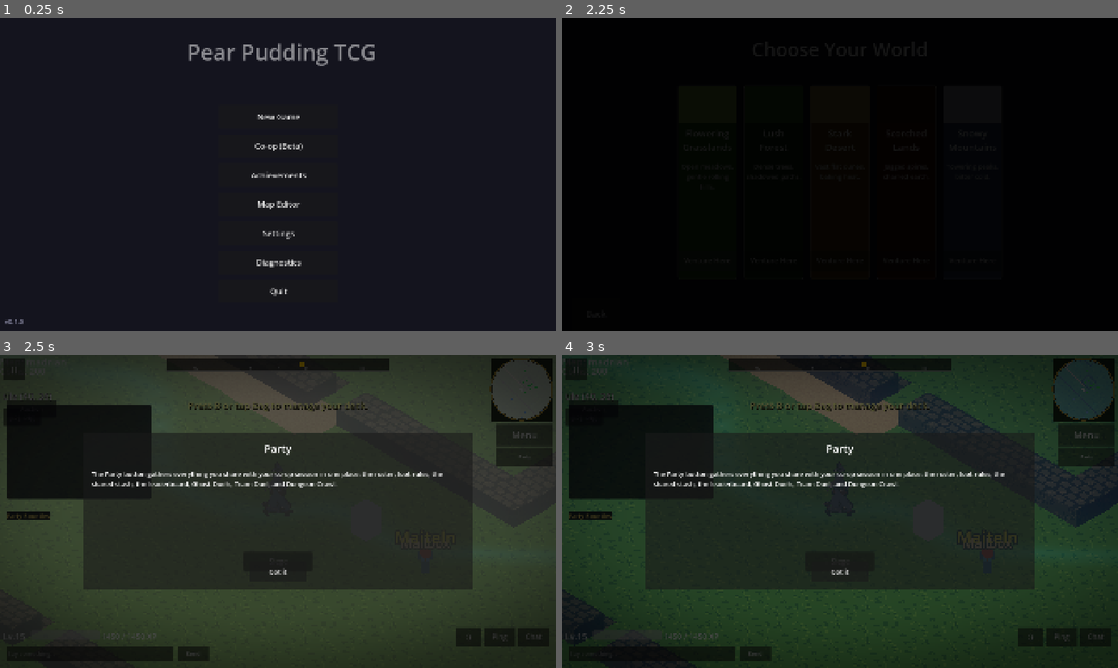
Above: before the commit, frames 1-4 (two rows, left to right).
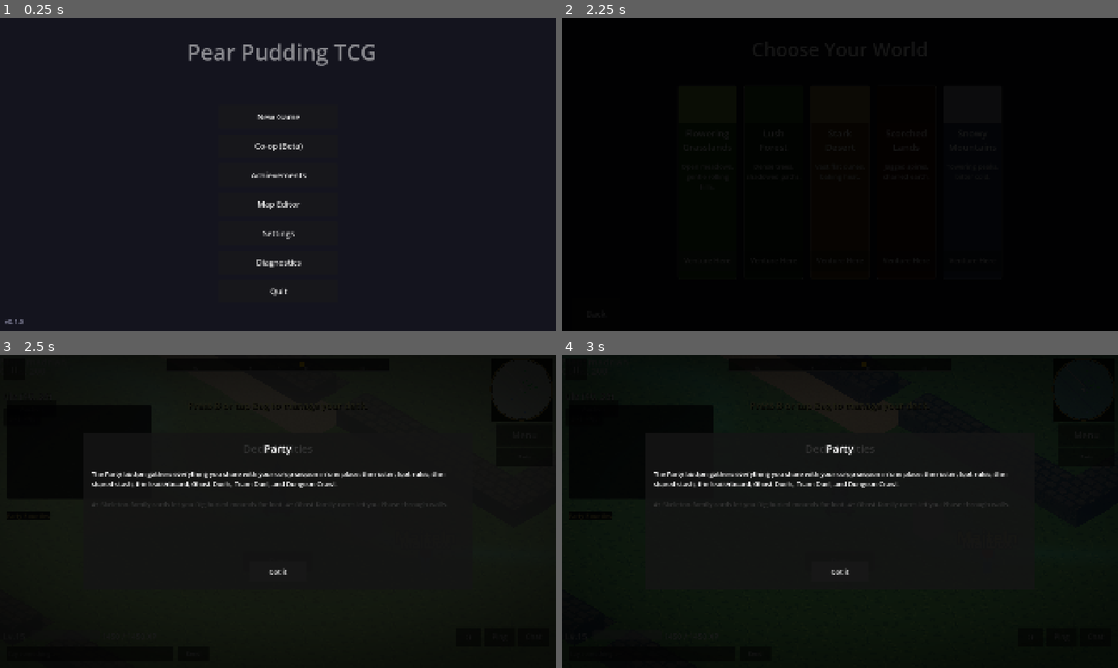
Above: after the commit, the same moments.

Repository: ChrisPauly97/pear-pudding-godot
Game: Godot game, scene res://scenes/ui/MenuScene.tscn
Two runs of this game, one before a commit and one after it. Both use one fixed random seed, a clock stepped at 60 frames per second and the inputs below. Sound files missing from this copy of the repository are replaced by a short silence.
Inputs:
- Up to frame 1 (0.25 s): no input
- Up to frame 2 (2.25 s): click "New Game" at 0.5 s; click "New Game" at 1.25 s; click "Venture Here" at 2 s
- Up to frame 3 (2.5 s): no input
- Up to frame 4 (3 s): click "II" at 2.75 s

Frames 1-2 are identical in both runs. In frame 3, 55% of the frame differs, in the area x 0-100%, y 0-100%; in frame 4, 50%.

Commit message:
TID-441: First-session hook teasers — soulbinding + cantrip tutorial popups
Co-Authored-By: Claude Fable 5 <noreply@anthropic.com>
Claude-Session: https://claude.ai/code/session_01LyV2tT32AcH8T5xLZPSLuW

Diff:
--- a/game_logic/TutorialRegistry.gd
+++ b/game_logic/TutorialRegistry.gd
@@ -37,6 +37,14 @@
 		"title": "Party",
 		"body": "The Party button gathers everything you share with your co-op session in one place: the roster, loot rules, the shared stash, the leaderboard, Ghost Duels, Team Duel, and Dungeon Crawl.",
 	},
+	"soulbinding": {
+		"title": "Soulbinding",
+		"body": "Every enemy type guards a signature card you can't buy or craft — you can only capture it by winning in a special way.\n\nThe Soulbind line on the victory screen shows this enemy's capture condition. Win while meeting it and the signature card joins your collection forever.",
+	},
+	"cantrips": {
+		"title": "Deck Abilities",
+		"body": "Your deck shapes the world. Carry 4 or more cards of a family and you unlock an overworld ability — its button appears on the left of the screen.\n\n4+ Skeleton-family cards let you Dig buried mounds for loot. 4+ Ghost-family cards let you Phase through walls.",
+	},
 }
 
 static func get_entry(popup_id: String) -> Dictionary:
--- a/scenes/battle/BattleScene.gd
+++ b/scenes/battle/BattleScene.gd
@@ -2149,6 +2149,10 @@
 					_result_ui.show_victory(reward_card_id, "", _ct_sig, _ct_text, false, rolled_rarity, rolled_stats, coins_win, xp_win, hero_hp_win, dawn_win, dusk_win)
 				else:
 					_result_ui.show_victory(reward_card_id, "", "", "", false, rolled_rarity, rolled_stats, coins_win, xp_win, hero_hp_win, dawn_win, dusk_win)
+				# First-session soulbinding teaser (GID-117): explain the hunt line the
+				# first time an uncaptured signature surfaces on a victory screen.
+				if not _ct_sig.is_empty() and not _ct_captured:
+					GameBus.tutorial_popup_requested.emit("soulbinding")
 		else:
 			AudioManager.play_sfx("battle_lose")
 			_fx.haptic(80)
--- a/scenes/world/WorldHUD.gd
+++ b/scenes/world/WorldHUD.gd
@@ -139,6 +139,7 @@
 	# initial state explicitly since deck_ids was already computed here.
 	_ghost_btn.visible = CantripManager.is_available("ghost_phase", deck_ids)
 	_dig_btn.visible = CantripManager.is_available("skeleton_dig", deck_ids)
+	_maybe_teach_cantrips()
 
 func _current_deck_ids() -> Array[String]:
 	var sm := SceneManager.save_manager
@@ -147,6 +148,13 @@
 func refresh_action_cluster() -> void:
 	refresh_visibility("cantrip_ghost_phase")
 	refresh_visibility("cantrip_skeleton_dig")
+	_maybe_teach_cantrips()
+
+## First-session cantrip teaser (GID-117). Once-per-save dedupe lives in
+## SceneManager._on_tutorial_popup_requested via the seen_tutorial_cantrips flag.
+func _maybe_teach_cantrips() -> void:
+	if (_ghost_btn != null and _ghost_btn.visible) or (_dig_btn != null and _dig_btn.visible):
+		GameBus.tutorial_popup_requested.emit("cantrips")
 
 # ── HUD Action Registry (GID-107) ───────────────────────────────────────────
 
--- /dev/null
+++ b/tests/unit/test_hook_teasers.gd
@@ -0,0 +1,64 @@
+## Unit tests for GID-117 first-session hook teasers.
+## Covers: TutorialRegistry soulbinding/cantrips entries, and the starter-deck
+## facts the teaser triggers rely on (Skeleton Dig available on a fresh deck,
+## Ghost Phase not; tier-1 undead_basic carries an uncaptured signature).
+extends "res://tests/framework/test_case.gd"
+
+const EnemyRegistry = preload("res://autoloads/EnemyRegistry.gd")
+const TutorialRegistry = preload("res://game_logic/TutorialRegistry.gd")
+const CantripManager = preload("res://game_logic/world/CantripManager.gd")
+
+
+# ---------------------------------------------------------------------------
+# TutorialRegistry — teaser entries exist
+# ---------------------------------------------------------------------------
+
+func test_tutorial_registry_soulbinding_exists() -> void:
+	var entry: Dictionary = TutorialRegistry.get_entry("soulbinding")
+	assert_false(entry.is_empty(), "soulbinding tutorial entry should exist")
+
+func test_tutorial_registry_soulbinding_has_title_and_body() -> void:
+	var entry: Dictionary = TutorialRegistry.get_entry("soulbinding")
+	assert_ne(str(entry.get("title", "")), "")
+	assert_ne(str(entry.get("body", "")), "")
+
+func test_tutorial_registry_cantrips_exists() -> void:
+	var entry: Dictionary = TutorialRegistry.get_entry("cantrips")
+	assert_false(entry.is_empty(), "cantrips tutorial entry should exist")
+
+func test_tutorial_registry_cantrips_has_title_and_body() -> void:
+	var entry: Dictionary = TutorialRegistry.get_entry("cantrips")
+	assert_ne(str(entry.get("title", "")), "")
+	assert_ne(str(entry.get("body", "")), "")
+
+
+# ---------------------------------------------------------------------------
+# Starter-deck teaser preconditions (mirrors SaveManager.new_game deck)
+# ---------------------------------------------------------------------------
+
+func _starter_deck_ids() -> Array[String]:
+	var ids: Array[String] = []
+	for tid: String in ["ghost", "skeleton", "zombie", "ghoul"]:
+		for _i: int in range(3):
+			ids.append(tid)
+	return ids
+
+func test_starter_deck_unlocks_skeleton_dig() -> void:
+	assert_true(CantripManager.is_available("skeleton_dig", _starter_deck_ids()),
+		"fresh deck (9 Skeleton-family cards) should unlock Dig, so the cantrips teaser fires on first world entry")
+
+func test_starter_deck_does_not_unlock_ghost_phase() -> void:
+	assert_false(CantripManager.is_available("ghost_phase", _starter_deck_ids()),
+		"fresh deck has only 3 Ghost-family cards — Phase stays locked (BID-050 context)")
+
+
+# ---------------------------------------------------------------------------
+# Tier-1 enemy carries a signature (soulbind teaser reachable in session one)
+# ---------------------------------------------------------------------------
+
+func test_undead_basic_has_signature_card() -> void:
+	assert_ne(EnemyRegistry.get_signature_card("undead_basic"), "",
+		"tier-1 undead_basic must carry a signature so the soulbind teaser is reachable early")
+
+func test_undead_basic_has_capture_condition() -> void:
+	assert_ne(EnemyRegistry.get_capture_condition("undead_basic"), "")
Not shown, changed: docs/agent/card-cantrips.md
Not shown, changed: docs/agent/soulbinding.md
Not shown, changed: tasks/goals/GID-117--game-appeal/TID-441--surface-hooks-first-session.md
Not shown, changed: tasks/goals/GID-117--game-appeal/goal.md
Not shown, changed: tasks/index.md
